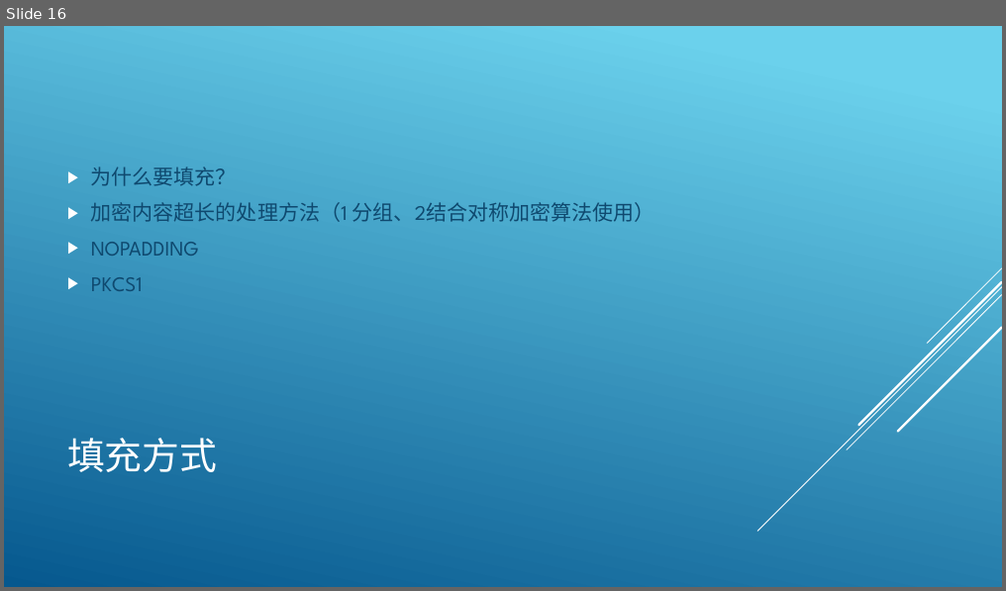
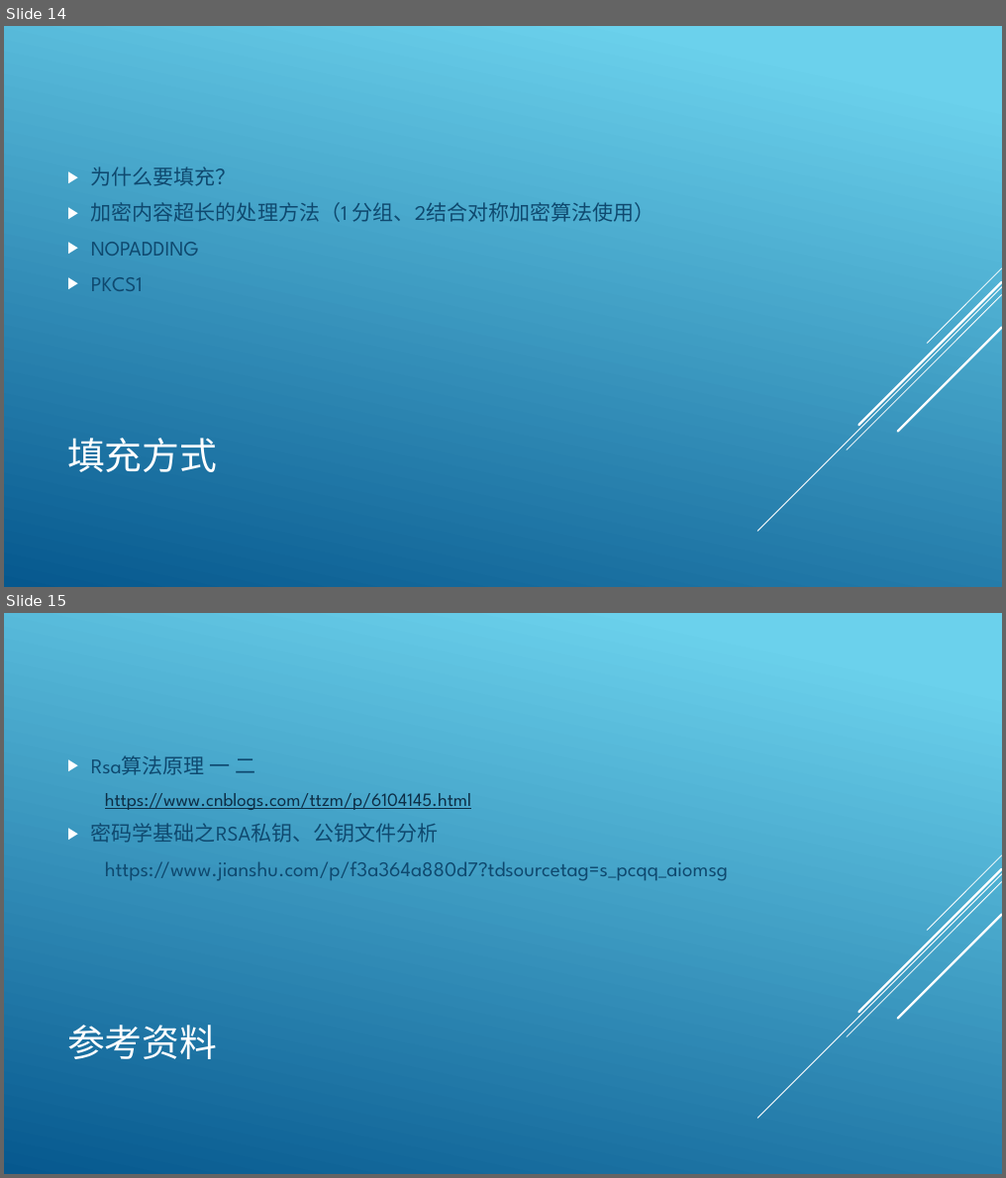
Before and after one commit to lmq1117/l56xx, a slide deck: document/limq.pptx. Shown one above the other, each under a label of ours: slide 16 before the commit, slides 14 and 15 after it. The pictures are 1006x591 and 1006x1178 pixels, drawn with LibreOffice and Linux fonts; fonts in the diff are those of the drawing. Boxes give left, top, right and bottom in pixels: in the first picture for what was removed or moved away, otherwise in the second. Text is boxed around its words. In the diff, an @@ line names an element or a change of style, - is before the commit and + after.

```diff
--- a/document/limq.pptx
+++ b/document/limq.pptx
@@ slide 15 added at box(4, 613, 1002, 1174), background gradient #6ED2EB to #06588E; not listed: 5 template elements that a slide beside it also shows @@
@@ text added at box(91, 756, 728, 881), 20 pt, text #0F496F @@
+▶ Rsa算法原理 一 二
+  https://www.cnblogs.com/ttzm/p/6104145.html
+▶ 密码学基础之RSA私钥、公钥文件分析
+https://www.jianshu.com/p/f3a364a880d7?tdsourcetag=s_pcqq_aiomsg
@@ title added at box(67, 1025, 217, 1059), 36 pt, text #FFFFFF @@
+参考资料
@@ what was slide 16 is now slide 14 @@
```
Also in this commit, not shown: 3 slides changed, 2 slides removed.
